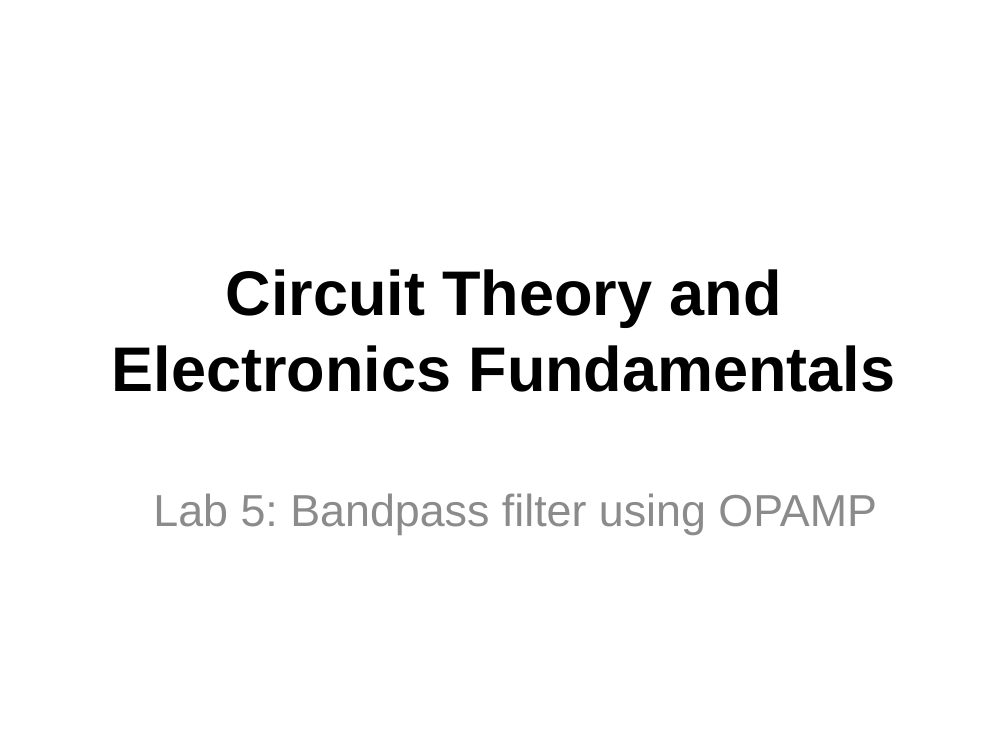
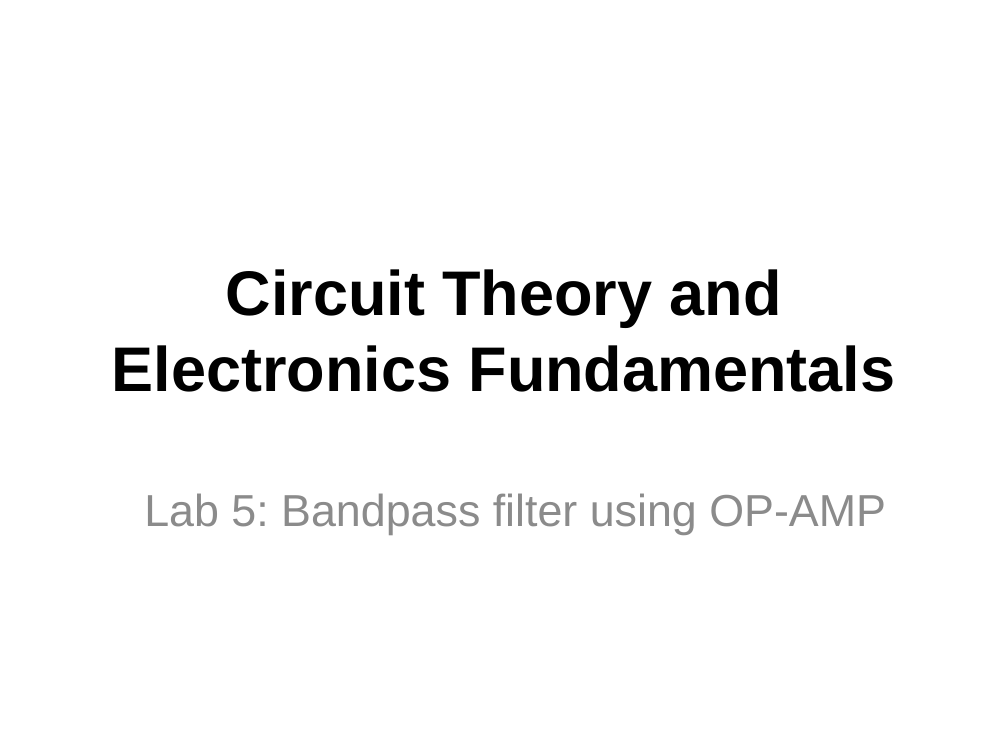
Before and after one commit to evaclaro/ist-tcfe, a slide deck: slide 1 of t5/t5.odp. Drawn at 1008x756 pixels with LibreOffice and Linux fonts; fonts in the diff are those of the drawing; background and template pictures are left out. Boxes give left, top, right and bottom in pixels: in the first picture for what was removed or moved away, otherwise in the second. Text is boxed around its words. In the diff, an @@ line names an element or a change of style, - is before the commit and + after.

Commit message:
add t5

```diff
--- a/t5/t5.odp
+++ b/t5/t5.odp
@@ subtitle at (x1=144, y1=493, x2=886, y2=535): text changed @@
-Lab 5: Bandpass filter using OPAMP
+Lab 5: Bandpass filter using OP-AMP
```
Also in this commit, not shown: 1 other slide changed.
